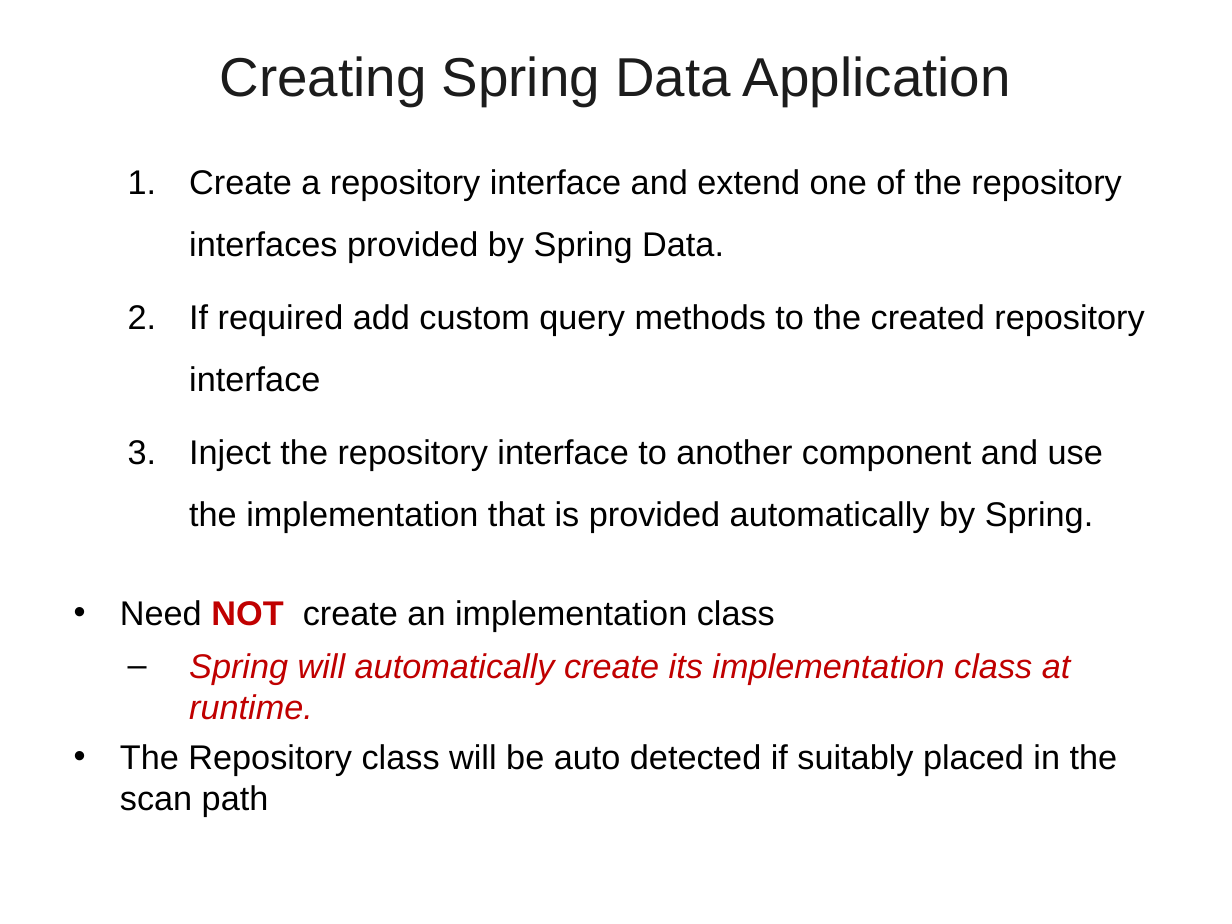
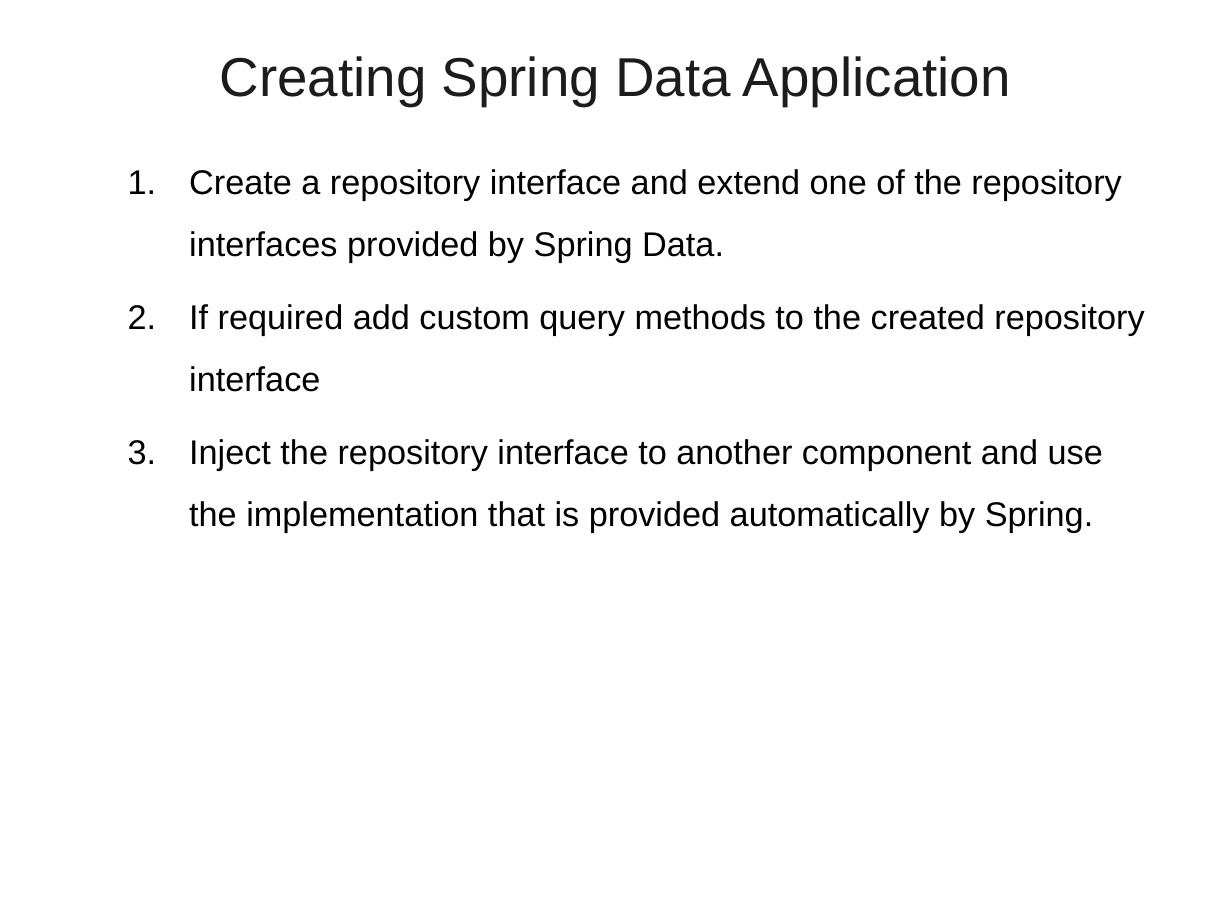
Before and after one commit to vatsanTraining/freshers_dec_2021, a slide deck: slide 10 of Spring_JDBC_JPA.ppt. Drawn at 1232x924 pixels with LibreOffice and Linux fonts; fonts in the diff are those of the drawing; background and template pictures are left out. Boxes give left, top, right and bottom in pixels: in the first picture for what was removed or moved away, otherwise in the second. Text is boxed around its words. In the diff, an @@ line names an element or a change of style, - is before the commit and + after.

```diff
--- a/Spring_JDBC_JPA.ppt
+++ b/Spring_JDBC_JPA.ppt
@@ text at bbox=[120, 600, 1118, 817]: paragraphs removed @@
-• Need NOT create an implementation class
-  – Spring will automatically create its implementation class at runtime.
-• The Repository class will be auto detected if suitably placed in the scan path
```
Also in this commit, not shown: 1 other slide changed, 3 slides added, 2 slides removed, 1 other file.
